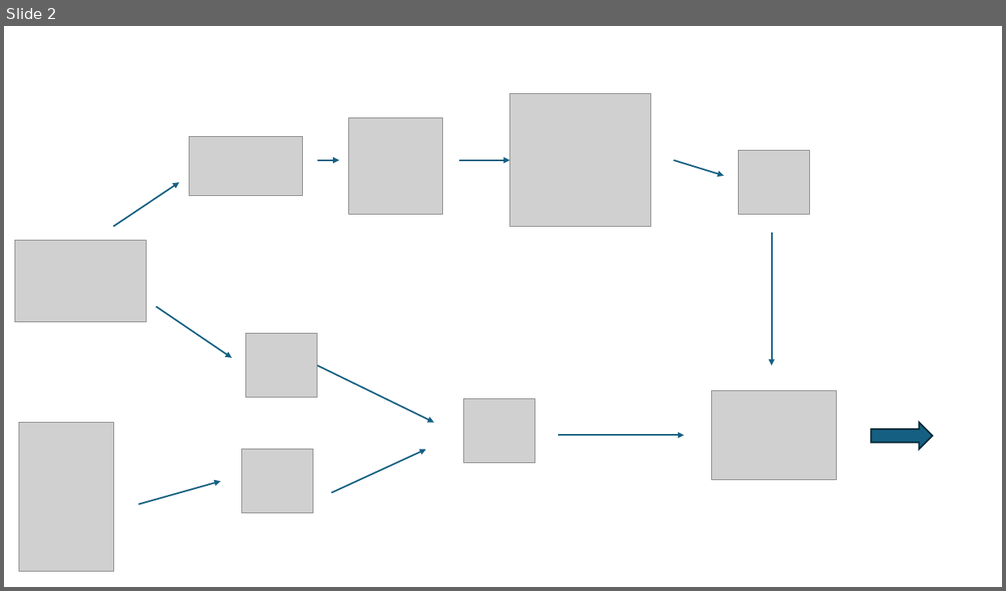
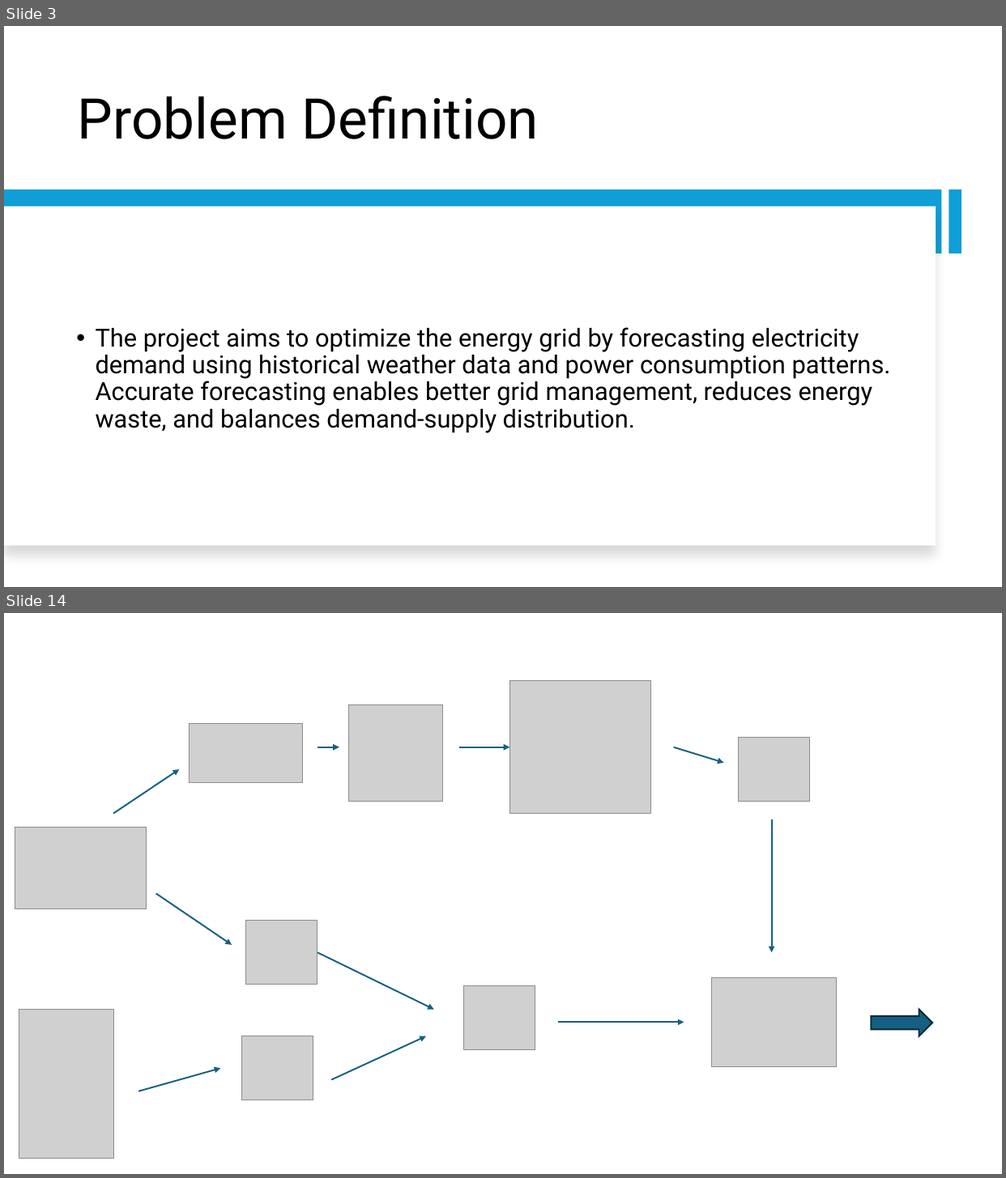
Before and after one commit to monikatyagiisc/grid-optimization-with-weather, a slide deck: DataEnggFinalProjectPPT.pptx. Shown one above the other, each under a label of ours: slide 2 before the commit, slides 3 and 14 after it; the slides between them are not shown. The pictures are 1006x591 and 1006x1178 pixels, drawn with LibreOffice and Linux fonts; fonts in the diff are those of the drawing; grey boxes stand for pictures. Boxes give left, top, right and bottom in pixels: in the first picture for what was removed or moved away, otherwise in the second. Text is boxed around its words. In the diff, an @@ line names an element or a change of style, - is before the commit and + after.

```diff
--- a/DataEnggFinalProjectPPT.pptx
+++ b/DataEnggFinalProjectPPT.pptx
@@ slide 3 added at (4,26,1002,587), background #FFFFFF @@
@@ title added at (78,96,539,139), 54 pt, text #000000 @@
+Problem Definition
@@ rectangle added at (4,190,942,254), fill #0F9ED5 @@
@@ rectangle added at (948,190,961,254), fill #0F9ED5 @@
@@ rectangle added at (4,207,936,546), fill #FFFFFF @@
@@ text added at (96,327,891,433), 24 pt, text #000000 @@
+• The project aims to optimize the energy grid by forecasting electricity demand using historical weather data and power consumption patterns. Accurate forecasting enables better grid management, reduces energy waste, and balances demand-supply distribution.
@@ what was slide 2 is now slide 14 @@
```
Also in this commit, not shown: 5 slides changed, 12 other slides added.
